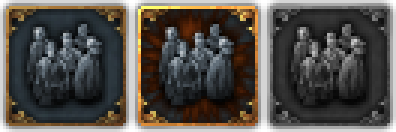
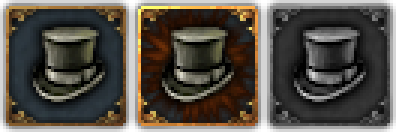
Layered file, before and after one edit (396x132). Changes by layer:
hid "Pasted Layer" over [21, 15, 372, 114]
added layer "Hat_Capitalist.png" above "court_and_country.dds" over [24, 15, 375, 111]
